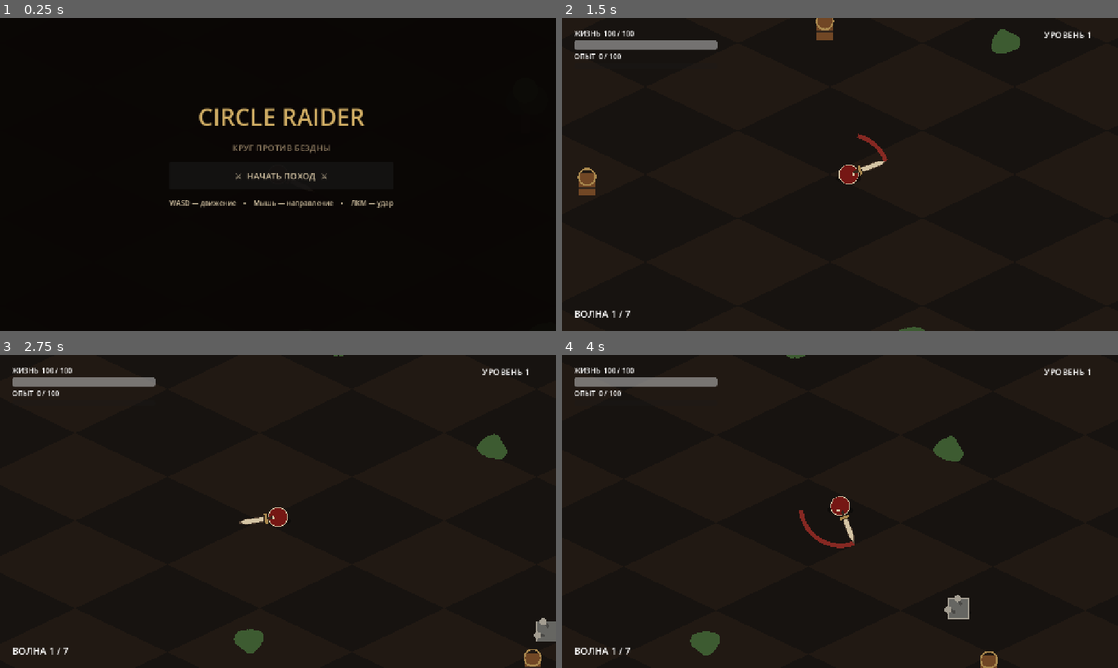
Above: before the commit, frames 1-4 (two rows, left to right).
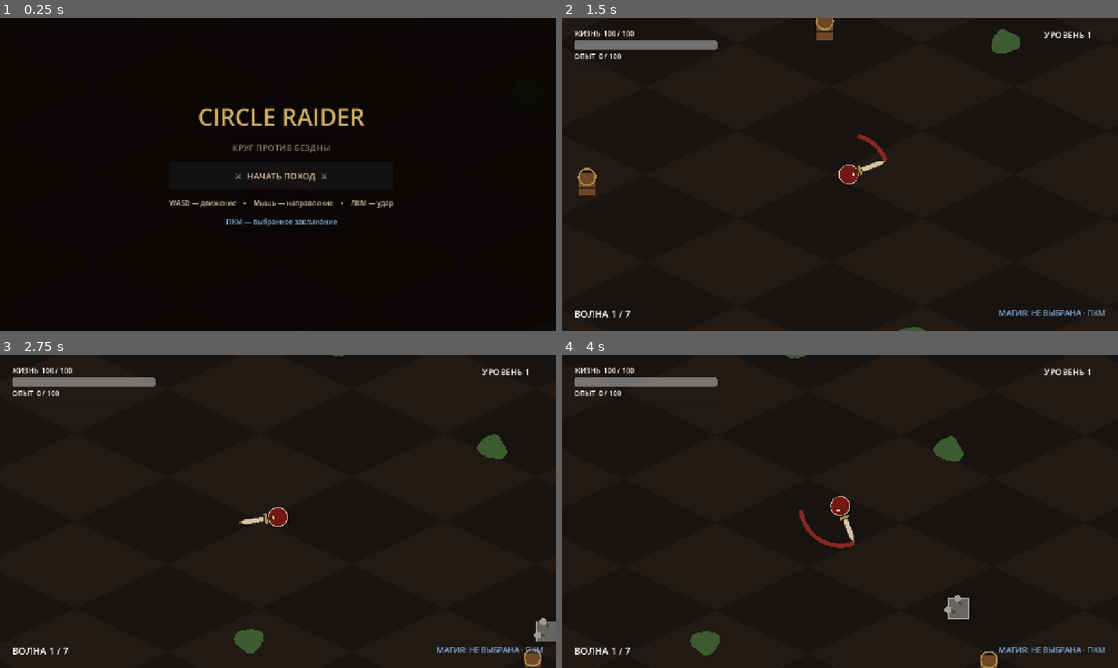
Above: after the commit, the same moments.

Repository: lollydragon666/testgame
Game: Godot game, scene res://scenes/main.tscn
Two runs of this game, one before a commit and one after it. Both use one fixed random seed, a clock stepped at 60 frames per second and the inputs below.
Inputs (mouse positions are in pixels of both pictures, inside the frame that each line leads up to):
- Up to frame 1 (0.25 s): no input
- Up to frame 2 (1.5 s): click "⚔ НАЧАТЬ ПОХОД ⚔" at 0.5 s; tap Enter at 1.25 s; move the mouse to (962, 158) at 1.27 s; hold D (move_right) from 1.28 s (still down); click (962, 158) at 1.35 s
- Up to frame 3 (2.75 s): right-click (400, 495) at 1.55 s; move the mouse to (166, 527) at 2.02 s; release D (move_right) at 2.03 s; hold S (move_down) from 2.03 s (still down); right-click (166, 527) at 2.1 s; click (166, 527) at 2.3 s
- Up to frame 4 (4 s): move the mouse to (895, 442) at 2.77 s; release S (move_down) at 2.78 s; hold D (move_right) 2.78-3.53 s; click (895, 442) at 2.85 s; right-click (895, 442) at 3.05 s; move the mouse to (812, 574) at 3.52 s; hold W (move_up) from 3.53 s (still down); right-click (812, 574) at 3.6 s; click (812, 574) at 3.8 s

The runs differ from the first frame. In frame 1, 0.2% of the frame differs, in the area x 40-61%, y 63-67%; in frame 2, 0.2%; in frame 3, 0.2%; in frame 4, 0.2%.

Commit message:
Add player magic and enemy mages

Diff:
--- a/project.godot
+++ b/project.godot
@@ -49,6 +49,11 @@
 "events": [Object(InputEventMouseButton,"resource_local_to_scene":false,"resource_name":"","device":32,"window_id":0,"a …(253 unchanged characters)…
 ]
 }
+cast_magic={
+"deadzone": 0.5,
+"events": [Object(InputEventMouseButton,"resource_local_to_scene":false,"resource_name":"","device":32,"window_id":0,"alt_pressed":false,"shift_pressed":false,"ctrl_pressed":false,"meta_pressed":false,"button_mask":0,"position":Vector2(0, 0),"global_position":Vector2(0, 0),"factor":1.0,"button_index":2,"canceled":false,"pressed":false,"double_click":false,"script":null)
+]
+}
 
 [layer_names]
 
--- /dev/null
+++ b/scenes/enemies/fire_mage.tscn
@@ -0,0 +1,6 @@
+[gd_scene load_steps=2 format=3]
+
+[ext_resource path="res://scripts/enemies/fire_mage.gd" type="Script" id="1_fire_mage"]
+
+[node name="FireMage" type="Node2D"]
+script = ExtResource("1_fire_mage")
--- /dev/null
+++ b/scenes/enemies/lightning_mage.tscn
@@ -0,0 +1,6 @@
+[gd_scene load_steps=2 format=3]
+
+[ext_resource path="res://scripts/enemies/lightning_mage.gd" type="Script" id="1_lightning_mage"]
+
+[node name="LightningMage" type="Node2D"]
+script = ExtResource("1_lightning_mage")
--- /dev/null
+++ b/scripts/combat/enemy_spell_projectile.gd
@@ -0,0 +1,62 @@
+class_name EnemySpellProjectile
+extends Node2D
+
+var spell_kind := "lightning"
+var world_position := Vector2.ZERO
+var velocity := Vector2.ZERO
+var damage := 14.0
+var hit_radius := 15.0
+var player
+var lifetime := 6.0
+var age := 0.0
+
+func setup(player_target, kind: String, origin: Vector2, direction: Vector2, projectile_damage: float) -> void:
+	player = player_target
+	spell_kind = kind
+	world_position = origin
+	damage = projectile_damage
+	if spell_kind == "lightning":
+		velocity = direction.normalized() * 390.0
+		hit_radius = 15.0
+	else:
+		velocity = direction.normalized() * 255.0
+		hit_radius = 19.0
+
+func _ready() -> void:
+	add_to_group("enemy_projectile")
+	position = IsoMath.world_to_screen(world_position)
+	queue_redraw()
+
+func _process(delta: float) -> void:
+	age += delta
+	lifetime -= delta
+	world_position += velocity * delta
+	position = IsoMath.world_to_screen(world_position)
+	if lifetime <= 0.0:
+		queue_free()
+		return
+	if player != null and world_position.distance_to(player.world_position) <= hit_radius + player.radius:
+		player.take_damage(damage)
+		queue_free()
+	queue_redraw()
+
+func destroy_by_sword() -> void:
+	queue_free()
+
+func _draw() -> void:
+	var direction := IsoMath.world_to_screen(velocity.normalized()).normalized()
+	var side := direction.orthogonal()
+	if spell_kind == "lightning":
+		var points := PackedVector2Array([
+			direction * -22.0 + side * 2.0,
+			direction * -7.0 - side * 5.0,
+			direction * 6.0 + side * 5.0,
+			direction * 24.0
+		])
+		draw_polyline(points, Color("397fe8"), 9.0)
+		draw_polyline(points, Color("b9dcff"), 3.0)
+	else:
+		var pulse := sin(age * 11.0) * 2.0
+		draw_circle(Vector2.ZERO, 16.0 + pulse, Color(0.48, 0.02, 0.01, 0.5))
+		draw_circle(Vector2.ZERO, 12.0 + pulse * 0.5, Color("c92e1c"))
+		draw_circle(direction * 3.0, 5.0, Color("ff9b42"))
--- /dev/null
+++ b/scripts/combat/player_magic_projectile.gd
@@ -0,0 +1,75 @@
+class_name PlayerMagicProjectile
+extends Node2D
+
+var spell_kind := "lightning"
+var spell_level := 1
+var world_position := Vector2.ZERO
+var velocity := Vector2.ZERO
+var damage := 30.0
+var hit_radius := 13.0
+var lifetime := 4.5
+var age := 0.0
+
+func setup(kind: String, origin: Vector2, direction: Vector2, projectile_damage: float, level: int) -> void:
+	spell_kind = kind
+	spell_level = level
+	world_position = origin
+	damage = projectile_damage
+	if spell_kind == "lightning":
+		velocity = direction.normalized() * (520.0 + float(level - 1) * 20.0)
+		hit_radius = 13.0 + float(level - 1) * 0.8
+		lifetime = 3.2
+	else:
+		velocity = direction.normalized() * (330.0 + float(level - 1) * 10.0)
+		hit_radius = 18.0 + float(level - 1) * 1.2
+		lifetime = 5.0
+
+func _ready() -> void:
+	add_to_group("player_magic_projectile")
+	position = IsoMath.world_to_screen(world_position)
+	queue_redraw()
+
+func _process(delta: float) -> void:
+	age += delta
+	lifetime -= delta
+	world_position += velocity * delta
+	position = IsoMath.world_to_screen(world_position)
+	if lifetime <= 0.0:
+		queue_free()
+		return
+	for enemy in get_tree().get_nodes_in_group("enemy"):
+		if not is_instance_valid(enemy) or not enemy.is_alive:
+			continue
+		if world_position.distance_to(enemy.world_position) <= hit_radius + enemy.hit_radius:
+			_impact(enemy)
+			break
+	queue_redraw()
+
+func _impact(direct_enemy) -> void:
+	var direction := velocity.normalized()
+	if spell_kind == "fireball":
+		var explosion_radius := 82.0 + float(spell_level - 1) * 8.0
+		for enemy in get_tree().get_nodes_in_group("enemy"):
+			if is_instance_valid(enemy) and enemy.is_alive and enemy.world_position.distance_to(world_position) <= explosion_radius + enemy.hit_radius:
+				enemy.take_damage(damage, direction)
+	else:
+		direct_enemy.take_damage(damage, direction)
+	queue_free()
+
+func _draw() -> void:
+	var direction := IsoMath.world_to_screen(velocity.normalized()).normalized()
+	var side := direction.orthogonal()
+	if spell_kind == "lightning":
+		var points := PackedVector2Array([
+			direction * -24.0 + side * 2.0,
+			direction * -8.0 - side * 5.0,
+			direction * 5.0 + side * 5.0,
+			direction * 26.0
+		])
+		draw_polyline(points, Color("5a9cff"), 9.0)
+		draw_polyline(points, Color("b9dcff"), 3.0)
+	else:
+		var pulse := sin(age * 12.0) * 2.0
+		draw_circle(Vector2.ZERO, 15.0 + pulse, Color(0.45, 0.04, 0.02, 0.5))
+		draw_circle(Vector2.ZERO, 11.0 + pulse * 0.5, Color("d74724"))
+		draw_circle(direction * 3.0, 5.0, Color("ffc15b"))
--- a/scripts/enemies/enemy_base.gd
+++ b/scripts/enemies/enemy_base.gd
@@ -3,6 +3,7 @@
 
 signal died(enemy, experience_value: int)
 signal projectile_requested(origin: Vector2, direction: Vector2, damage: float)
+signal spell_requested(spell_kind: String, origin: Vector2, direction: Vector2, damage: float)
 
 var world_position := Vector2.ZERO
 var player
--- /dev/null
+++ b/scripts/enemies/fire_mage.gd
@@ -0,0 +1,12 @@
+class_name FireMage
+extends MageEnemyBase
+
+func _init() -> void:
+	enemy_kind = "fire_mage"
+	spell_kind = "fireball"
+	magic_color = Color("c92e1c")
+	max_health = 96.0
+	move_speed = 54.0
+	spell_damage = 19.0
+	cast_interval = 3.1
+	experience_value = 42
--- /dev/null
+++ b/scripts/enemies/lightning_mage.gd
@@ -0,0 +1,12 @@
+class_name LightningMage
+extends MageEnemyBase
+
+func _init() -> void:
+	enemy_kind = "lightning_mage"
+	spell_kind = "lightning"
+	magic_color = Color("397fe8")
+	max_health = 72.0
+	move_speed = 61.0
+	spell_damage = 14.0
+	cast_interval = 2.55
+	experience_value = 34
--- /dev/null
+++ b/scripts/enemies/mage_enemy_base.gd
@@ -0,0 +1,58 @@
+class_name MageEnemyBase
+extends EnemyBase
+
+var spell_kind := "lightning"
+var magic_color := Color("397fe8")
+var cast_cooldown := 1.4
+var cast_interval := 2.6
+var spell_damage := 14.0
+var preferred_min_distance := 330.0
+var preferred_max_distance := 500.0
+var cast_range := 680.0
+var strafe_sign := 1.0
+var cast_flash := 0.0
+
+func _init() -> void:
+	hit_radius = 24.0
+	max_health = 68.0
+	move_speed = 58.0
+	contact_damage = 9.0
+	experience_value = 32
+	strafe_sign = -1.0 if randf() < 0.5 else 1.0
+
+func tick_behavior(delta: float) -> void:
+	cast_cooldown = maxf(0.0, cast_cooldown - delta)
+	cast_flash = maxf(0.0, cast_flash - delta)
+	var offset: Vector2 = player.world_position - world_position
+	var distance := offset.length()
+	var direction := offset.normalized() if distance > 0.001 else Vector2.RIGHT
+	if distance < preferred_min_distance:
+		world_position -= direction * move_speed * delta
+	elif distance > preferred_max_distance:
+		world_position += direction * move_speed * delta
+	world_position += direction.orthogonal() * strafe_sign * move_speed * 0.34 * delta
+	if distance <= cast_range and cast_cooldown <= 0.0:
+		cast_cooldown = cast_interval
+		cast_flash = 0.3
+		spell_requested.emit(spell_kind, world_position, direction, spell_damage)
+
+func _draw() -> void:
+	draw_set_transform(Vector2(0.0, 9.0), 0.0, Vector2(1.25, 0.45))
+	draw_circle(Vector2.ZERO, hit_radius, Color(0.01, 0.008, 0.008, 0.38))
+	draw_set_transform(Vector2.ZERO, 0.0, Vector2.ONE)
+	var body := health_color(magic_color.darkened(0.35))
+	draw_rect(Rect2(Vector2.ONE * -hit_radius, Vector2.ONE * hit_radius * 2.0), body)
+	draw_rect(Rect2(Vector2.ONE * -hit_radius, Vector2.ONE * hit_radius * 2.0), magic_color, false, 2.5)
+	var direction := IsoMath.world_to_screen((player.world_position - world_position).normalized()).normalized()
+	var side := direction.orthogonal()
+	draw_line(-side * 19.0, direction * 24.0 - side * 19.0, Color("714725"), 6.0)
+	var orb_position := direction * 29.0 - side * 19.0
+	var orb_radius := 7.0 + (3.0 if cast_flash > 0.0 else 0.0)
+	draw_circle(orb_position, orb_radius, magic_color)
+	if spell_kind == "lightning":
+		draw_line(Vector2(-7.0, -5.0), Vector2(1.0, 1.0), magic_color, 3.0)
+		draw_line(Vector2(1.0, 1.0), Vector2(-3.0, 8.0), magic_color, 3.0)
+	else:
+		draw_circle(Vector2.ZERO, 8.0, magic_color)
+		draw_circle(Vector2(2.0, -2.0), 3.0, Color("ffb54c"))
+	draw_health_bar(54.0)
--- a/scripts/main.gd
+++ b/scripts/main.gd
@@ -6,6 +6,8 @@
 const MELEE_ENEMY_SCENE := preload("res://scenes/enemies/melee_enemy.tscn")
 const SHOOTER_ENEMY_SCENE := preload("res://scenes/enemies/shooter_enemy.tscn")
 const LANCER_ENEMY_SCENE := preload("res://scenes/enemies/lancer_enemy.tscn")
+const LIGHTNING_MAGE_SCENE := preload("res://scenes/enemies/lightning_mage.tscn")
+const FIRE_MAGE_SCENE := preload("res://scenes/enemies/fire_mage.tscn")
 const BOSS_ENEMY_SCENE := preload("res://scenes/enemies/boss_enemy.tscn")
 
 var location: GameLocation
@@ -27,6 +29,8 @@
 	player.health_changed.connect(_on_health_changed)
 	player.experience_changed.connect(_on_experience_changed)
 	player.level_up_requested.connect(_on_level_up)
+	player.magic_cast_requested.connect(_spawn_player_magic)
+	player.magic_changed.connect(_on_magic_changed)
 	player.died.connect(_on_player_died)
 	player.set_process(false)
 
@@ -45,6 +49,7 @@
 	ui.set_health(player.health, player.max_health)
 	ui.set_experience(player.experience, player.experience_required, player.level)
 	ui.set_wave(1)
+	ui.set_magic("", 0)
 
 func _start_run() -> void:
 	get_tree().paused = false
@@ -57,7 +62,7 @@
 	ui.show_game()
 
 func _clear_runtime_nodes() -> void:
-	for group_name in [&"enemy", &"enemy_projectile", &"pickup"]:
+	for group_name in [&"enemy", &"enemy_projectile", &"player_magic_projectile", &"pickup"]:
 		for node in get_tree().get_nodes_in_group(group_name):
 			if is_instance_valid(node):
 				node.queue_free()
@@ -73,6 +78,10 @@
 			enemy = SHOOTER_ENEMY_SCENE.instantiate() as EnemyBase
 		"lancer":
 			enemy = LANCER_ENEMY_SCENE.instantiate() as EnemyBase
+		"lightning_mage":
+			enemy = LIGHTNING_MAGE_SCENE.instantiate() as EnemyBase
+		"fire_mage":
+			enemy = FIRE_MAGE_SCENE.instantiate() as EnemyBase
 		"boss":
 			enemy = BOSS_ENEMY_SCENE.instantiate() as EnemyBase
 		_:
@@ -84,11 +93,22 @@
 	enemy.setup(player, spawn_position, difficulty)
 	enemy.died.connect(_on_enemy_died)
 	enemy.projectile_requested.connect(_spawn_projectile)
+	enemy.spell_requested.connect(_spawn_enemy_spell)
 	add_child(enemy)
 
 func _spawn_projectile(origin: Vector2, direction: Vector2, damage: float) -> void:
 	var projectile := EnemyProjectile.new()
 	projectile.setup(player, origin, direction, damage)
+	add_child(projectile)
+
+func _spawn_player_magic(spell_kind: String, origin: Vector2, direction: Vector2, damage: float, spell_level: int) -> void:
+	var projectile := PlayerMagicProjectile.new()
+	projectile.setup(spell_kind, origin, direction, damage, spell_level)
+	add_child(projectile)
+
+func _spawn_enemy_spell(spell_kind: String, origin: Vector2, direction: Vector2, damage: float) -> void:
+	var projectile := EnemySpellProjectile.new()
+	projectile.setup(player, spell_kind, origin, direction, damage)
 	add_child(projectile)
 
 func _spawn_potion(spawn_position: Vector2) -> void:
@@ -144,8 +164,13 @@
 			player.upgrade_speed()
 		"vitality":
 			player.upgrade_vitality()
+		"lightning", "fireball":
+			player.magic.unlock_or_upgrade(kind)
 	ui.hide_upgrade()
 	get_tree().paused = false
+
+func _on_magic_changed(spell_kind: String, spell_level: int) -> void:
+	ui.set_magic(spell_kind, spell_level)
 
 func _on_player_died() -> void:
 	running = false
--- a/scripts/player/player.gd
+++ b/scripts/player/player.gd
@@ -5,6 +5,8 @@
 signal health_changed(current: float, maximum: float)
 signal experience_changed(current: int, required: int, level: int)
 signal level_up_requested(level: int)
+signal magic_cast_requested(spell_kind: String, origin: Vector2, direction: Vector2, damage: float, spell_level: int)
+signal magic_changed(spell_kind: String, spell_level: int)
 
 @export var world_limit := 3600.0
 
@@ -21,6 +23,7 @@
 
 var movement: PlayerMovement
 var attack: PlayerAttack
+var magic: PlayerMagic
 
 func _ready() -> void:
 	movement = PlayerMovement.new()
@@ -30,6 +33,12 @@
 	attack.name = "Attack"
 	add_child(attack)
 	attack.setup(self)
+	magic = PlayerMagic.new()
+	magic.name = "Magic"
+	add_child(magic)
+	magic.setup(self)
+	magic.cast_requested.connect(_relay_magic_cast)
+	magic.magic_changed.connect(_relay_magic_changed)
 	var camera := Camera2D.new()
 	camera.name = "Camera"
 	camera.position_smoothing_enabled = true
@@ -48,7 +57,15 @@
 	position = IsoMath.world_to_screen(world_position)
 	if Input.is_action_just_pressed("attack"):
 		attack.try_attack()
+	if Input.is_action_just_pressed("cast_magic"):
+		magic.try_cast()
 	queue_redraw()
+
+func _relay_magic_cast(spell_kind: String, origin: Vector2, direction: Vector2, damage: float, spell_level: int) -> void:
+	magic_cast_requested.emit(spell_kind, origin, direction, damage, spell_level)
+
+func _relay_magic_changed(spell_kind: String, spell_level: int) -> void:
+	magic_changed.emit(spell_kind, spell_level)
 
 func _update_aim() -> void:
 	var viewport_center := get_viewport_rect().size * 0.5
@@ -103,6 +120,7 @@
 	movement.speed = 195.0
 	movement.reset()
 	attack.reset()
+	magic.reset()
 	health_changed.emit(health, max_health)
 	experience_changed.emit(experience, experience_required, level)
 	queue_redraw()
--- /dev/null
+++ b/scripts/player/player_magic.gd
@@ -0,0 +1,51 @@
+class_name PlayerMagic
+extends Node
+
+signal cast_requested(spell_kind: String, origin: Vector2, direction: Vector2, damage: float, spell_level: int)
+signal magic_changed(spell_kind: String, spell_level: int)
+
+var spell_levels: Dictionary = {
+	"lightning": 0,
+	"fireball": 0
+}
+var active_spell := ""
+var cooldown := 0.0
+var host
+
+func setup(player_host) -> void:
+	host = player_host
+
+func _process(delta: float) -> void:
+	cooldown = maxf(0.0, cooldown - delta)
+
+func try_cast() -> void:
+	if host == null or not host.is_alive or active_spell.is_empty() or cooldown > 0.0:
+		return
+	var spell_level := int(spell_levels[active_spell])
+	var spell_damage := 0.0
+	match active_spell:
+		"lightning":
+			spell_damage = 30.0 + float(spell_level - 1) * 8.0
+			cooldown = maxf(0.32, 0.68 - float(spell_level - 1) * 0.04)
+		"fireball":
+			spell_damage = 42.0 + float(spell_level - 1) * 11.0
+			cooldown = maxf(0.48, 0.95 - float(spell_level - 1) * 0.05)
+	var origin: Vector2 = host.world_position + host.aim_direction * (float(host.radius) + 14.0)
+	cast_requested.emit(active_spell, origin, host.aim_direction, spell_damage, spell_level)
+
+func unlock_or_upgrade(spell_kind: String) -> void:
+	if not spell_levels.has(spell_kind):
+		return
+	spell_levels[spell_kind] = int(spell_levels[spell_kind]) + 1
+	active_spell = spell_kind
+	magic_changed.emit(active_spell, int(spell_levels[active_spell]))
+
+func get_spell_level(spell_kind: String) -> int:
+	return int(spell_levels.get(spell_kind, 0))
+
+func reset() -> void:
+	spell_levels["lightning"] = 0
+	spell_levels["fireball"] = 0
+	active_spell = ""
+	cooldown = 0.0
+	magic_changed.emit(active_spell, 0)
--- a/scripts/systems/wave_manager.gd
+++ b/scripts/systems/wave_manager.gd
@@ -48,11 +48,11 @@
 	if wave == 1:
 		roster = ["brawler", "brawler", "melee", "shooter"]
 	elif wave == 2:
-		roster = ["brawler", "melee", "shooter", "brawler", "lancer"]
+		roster = ["brawler", "lightning_mage", "melee", "shooter", "brawler", "lancer"]
 	elif wave <= 4:
-		roster = ["brawler", "melee", "shooter", "lancer", "brawler", "shooter"]
+		roster = ["brawler", "melee", "lightning_mage", "shooter", "lancer", "brawler", "shooter"]
 	else:
-		roster = ["brawler", "lancer", "shooter", "melee", "brawler", "lancer", "shooter"]
+		roster = ["brawler", "lightning_mage", "lancer", "fire_mage", "shooter", "melee", "brawler"]
 	var enemy_kind := roster[spawn_index % roster.size()]
 	spawn_index += 1
 	return enemy_kind
--- a/scripts/ui/game_ui.gd
+++ b/scripts/ui/game_ui.gd
@@ -14,6 +14,7 @@
 var xp_label: Label
 var wave_label: Label
 var level_label: Label
+var magic_label: Label
 var game_over_title: Label
 
 func _ready() -> void:
@@ -61,6 +62,11 @@
 	controls.horizontal_alignment = HORIZONTAL_ALIGNMENT_CENTER
 	controls.add_theme_color_override("font_color", Color("d4c4a4"))
 	box.add_child(controls)
+	var magic_controls := Label.new()
+	magic_controls.text = "ПКМ — выбранное заклинание"
+	magic_controls.horizontal_alignment = HORIZONTAL_ALIGNMENT_CENTER
+	magic_controls.add_theme_color_override("font_color", Color("7fa9d8"))
+	box.add_child(magic_controls)
 
 func _build_hud() -> void:
 	hud = Control.new()
@@ -90,6 +96,13 @@
 	level_label.position = Vector2(1110.0, 24.0)
 	level_label.add_theme_font_size_override("font_size", 20)
 	hud.add_child(level_label)
+	magic_label = Label.new()
+	magic_label.position = Vector2(900.0, 665.0)
+	magic_label.size = Vector2(350.0, 30.0)
+	magic_label.horizontal_alignment = HORIZONTAL_ALIGNMENT_RIGHT
+	magic_label.add_theme_font_size_override("font_size", 18)
+	magic_label.add_theme_color_override("font_color", Color("7fa9d8"))
+	hud.add_child(magic_label)
 
 func _build_upgrade_panel() -> void:
 	upgrade_panel = ColorRect.new()
@@ -98,9 +111,9 @@
 	add_child(upgrade_panel)
 	var box := VBoxContainer.new()
 	box.set_anchors_preset(Control.PRESET_CENTER)
-	box.position = Vector2(-270.0, -230.0)
-	box.size = Vector2(540.0, 460.0)
-	box.add_theme_constant_override("separation", 16)
+	box.position = Vector2(-280.0, -300.0)
+	box.size = Vector2(560.0, 600.0)
+	box.add_theme_constant_override("separation", 12)
 	upgrade_panel.add_child(box)
 	var title := Label.new()
 	title.text = "ВЫБЕРИ ДАР БЕЗДНЫ"
@@ -109,6 +122,11 @@
 	title.add_theme_color_override("font_color", Color("d0ad64"))
 	box.add_child(title)
 	for option in [["sword", "МЕЧ — длина, модель и урон"], ["speed", "ДВИЖЕНИЕ — скорость героя"], ["vitality", "ЖИВУЧЕСТЬ — здоровье и размер"]]:
+		var choice := _button(String(option[1]))
+		choice.pressed.connect(_emit_upgrade.bind(String(option[0])))
+		box.add_child(choice)
+
+	for option in [["lightning", "МОЛНИЯ — быстрый синий разряд"], ["fireball", "ФАЕРБОЛ — красный взрывной шар"]]:
 		var choice := _button(String(option[1]))
 		choice.pressed.connect(_emit_upgrade.bind(String(option[0])))
 		box.add_child(choice)
@@ -180,3 +198,12 @@
 
 func set_wave(value: int) -> void:
 	wave_label.text = "ВОЛНА %d / 7" % value
+
+func set_magic(spell_kind: String, spell_level: int) -> void:
+	match spell_kind:
+		"lightning":
+			magic_label.text = "МАГИЯ: МОЛНИЯ · УР. %d · ПКМ" % spell_level
+		"fireball":
+			magic_label.text = "МАГИЯ: ФАЕРБОЛ · УР. %d · ПКМ" % spell_level
+		_:
+			magic_label.text = "МАГИЯ: НЕ ВЫБРАНА · ПКМ"
Not shown, added: scripts/combat/enemy_spell_projectile.gd.uid
Not shown, added: scripts/combat/player_magic_projectile.gd.uid
Not shown, added: scripts/enemies/fire_mage.gd.uid
Not shown, added: scripts/enemies/lightning_mage.gd.uid
Not shown, added: scripts/enemies/mage_enemy_base.gd.uid
Not shown, added: scripts/player/player_magic.gd.uid
